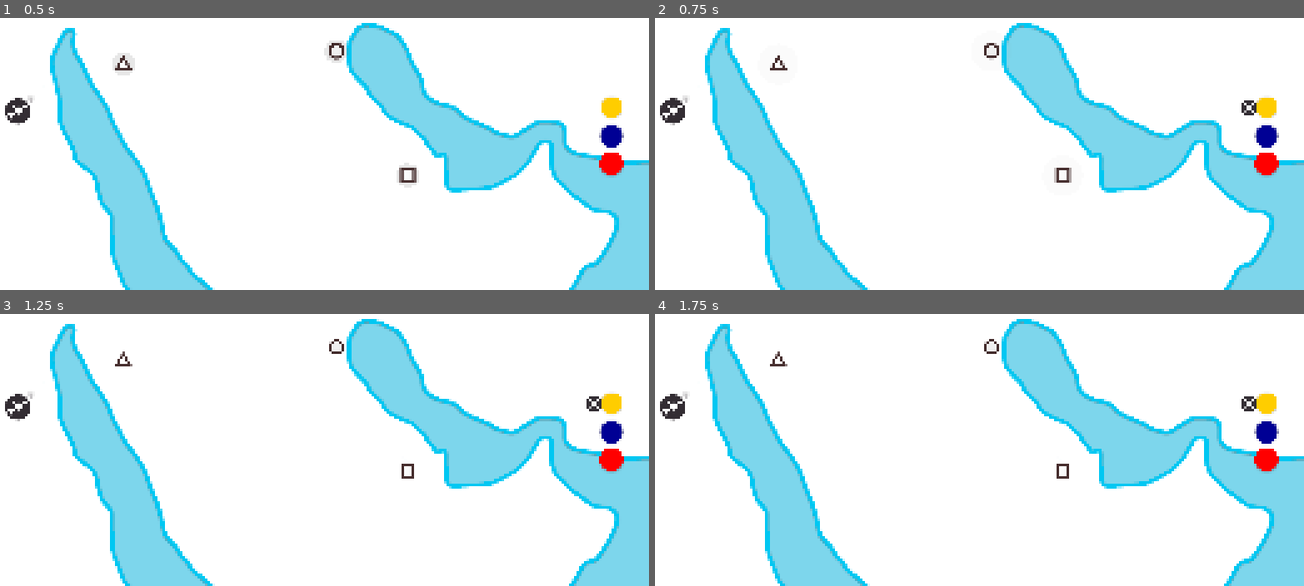
Above: before the commit, frames 1-4 (two rows, left to right).
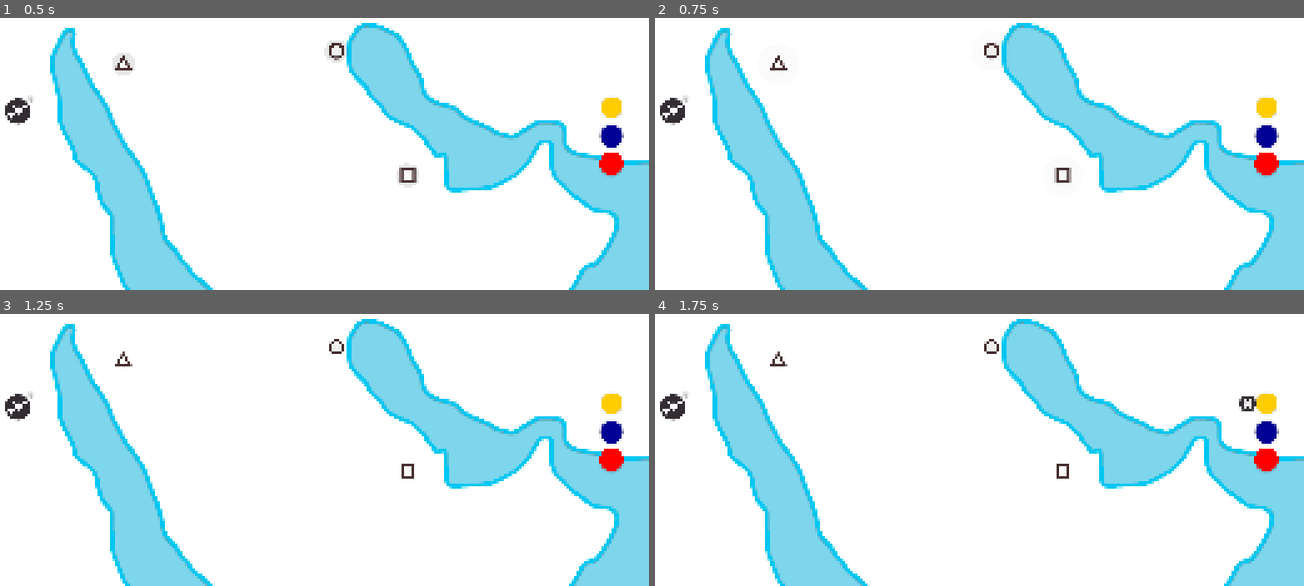
Above: after the commit, the same moments.

Repository: top-it-090304/Holding-Pattern
Game: Godot game, scene res://scene/Main.tscn
Same seed, same stepped clock (60 frames per second), same inputs: the game is played once before the commit and once after it.
Inputs (mouse positions are in pixels of both pictures, inside the frame that each line leads up to):
- Up to frame 1 (0.5 s): no input
- Up to frame 2 (0.75 s): click (1265, 107) at 0.5 s
- Up to frame 3 (1.25 s): no input
- Up to frame 4 (1.75 s): click (1265, 403) at 1.25 s

Frame 1 is identical in both runs. In frame 2, less than 0.1% of the frame differs, in the area x 90-93%, y 30-36%; in frame 3, less than 0.1%; in frame 4, less than 0.1%.

Commit message:
UI: animate clear button

Diff:
--- a/scripts/Main.gd
+++ b/scripts/Main.gd
@@ -54,6 +54,7 @@
 var pred_line: Line2D
 
 var lines_data = GameData.lines_data
+var clear_data_twin: Tween
 
 func _ready():
 	$GameOverUI.visible = false
@@ -359,24 +360,22 @@
 	vinetka.stretch_mode = TextureRect.STRETCH_KEEP_ASPECT_CENTERED
 
 ## кнопки
-func _on_yb_toggled(_t):
+func _on_yb_toggled(is_pressed: bool):
+
 	set_line_stroke(false)
-	$UI/ClearData.global_position = $UI/YellowButton.global_position
-	$UI/ClearData.position += Vector2(-75,-16)
+	_animate_clear_button($UI/YellowButton, is_pressed)
 	lines_data["current color"] = "yellow"
 	lines_data["current hex color"] = Color(1.0, 0.812, 0.039, 1.0)
 
-func _on_bb_toggled(_t):
+func _on_bb_toggled(is_pressed: bool):
 	set_line_stroke(false)
-	$UI/ClearData.global_position = $UI/BlueButton.global_position
-	$UI/ClearData.position += Vector2(-75,-16)
+	_animate_clear_button($UI/BlueButton, is_pressed)
 	lines_data["current color"] = "blue"
 	lines_data["current hex color"] = Color(0.0, 0.323, 0.983, 1.0)
 
-func _on_rb_toggled(_t):
+func _on_rb_toggled(is_pressed: bool):
 	set_line_stroke(false)
-	$UI/ClearData.global_position = $UI/RedButton.global_position
-	$UI/ClearData.position += Vector2(-75,-16)
+	_animate_clear_button($UI/RedButton, is_pressed)
 	lines_data["current color"] = "red"
 	lines_data["current hex color"] = Color(1.0, 0.0, 0.0, 1.0)
 
@@ -429,5 +428,31 @@
 	GameData.lines_data[current_color + "_planes"].clear()
 	GameData.lines_data[current_color + "_shapes"].clear()
 
+@warning_ignore("shadowed_variable_base_class")
+func _animate_clear_button(target_btn: Node, show: bool):
+	if is_instance_valid(clear_data_twin):
+		clear_data_twin.kill()
+
+	var clear_btn = $UI/ClearData
+	clear_btn.visible = true
+
+	var out_pos = target_btn.global_position + Vector2(-80, -16)
+	var in_pos = target_btn.global_position + Vector2(0, 0)
+
+	clear_data_twin = create_tween().set_parallel(true)
+	clear_data_twin.set_trans(Tween.TRANS_CUBIC).set_ease(Tween.EASE_OUT)
+
+	if show:
+		clear_btn.global_position = in_pos
+		clear_btn.modulate.a = 0.0
+
+		clear_data_twin.tween_property(clear_btn, "global_position", out_pos, 0.1)
+		clear_data_twin.tween_property(clear_btn, "modulate:a", 1.0, 0.0)
+	else:
+		clear_data_twin.tween_property(clear_btn, "global_position", in_pos, 1)
+		clear_data_twin.tween_property(clear_btn, "modulate:a", 0.0, 0.1)
+
+		clear_data_twin.chain().tween_callback(func(): clear_btn.visible = false)
+
 func _on_clear_data_pressed() -> void:
 	clear_data()
